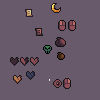
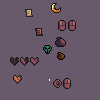
Layers edited between the first and the second w=100, h=100 image:
removed layer "AoeHeart.png" from group "Hearts" over [26, 71, 35, 80]
